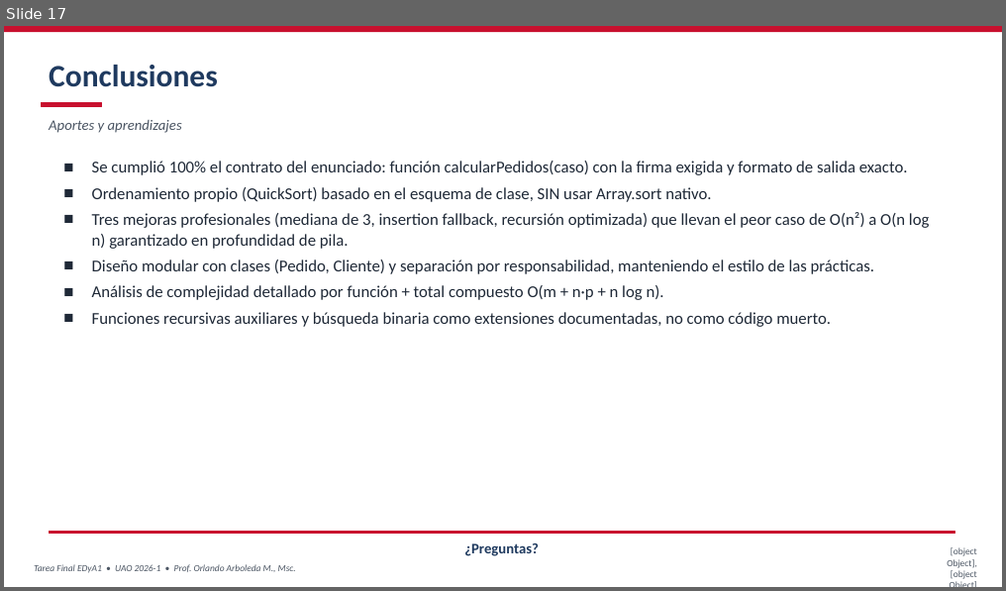
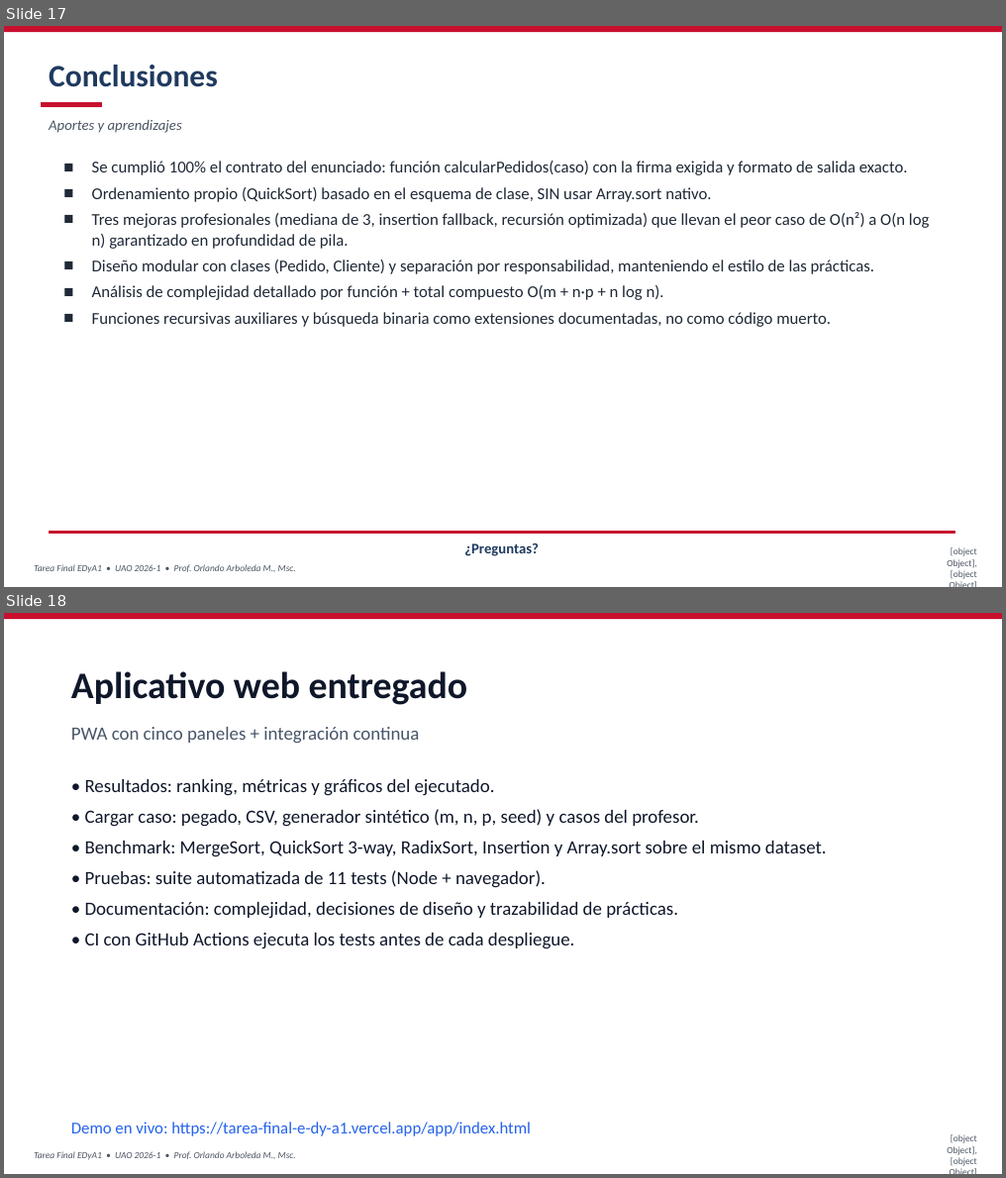
Before and after one commit to jorgeeduquinones-boop/TareaFinal_EDyA1, a slide deck: docs/TareaFinal_EDyA1_Presentacion.pptx. Shown one above the other, each under a label of ours: slide 17 before the commit, slides 17 and 18 after it. The pictures are 1006x591 and 1006x1178 pixels, drawn with LibreOffice and Linux fonts; fonts in the diff are those of the drawing. Boxes give left, top, right and bottom in pixels: in the first picture for what was removed or moved away, otherwise in the second. Text is boxed around its words. In the diff, an @@ line names an element or a change of style, - is before the commit and + after.

Commit message:
docs(pptx): actualizar portada y agregar slides de app y formato del profesor
Portada (slide 1):
- Equipo completo con códigos UAO: Joan Mateo Cardona 2243431,
  Danna Villegas 2240027, Jorge Eduardo Álvarez 2230610.
- Línea inferior con "Grupo 1" y "Sustentación: semana 16".

Nuevas slides:
- Slide 18 (Aplicativo web entregado): describe los cinco paneles del
  dashboard, la suite de 11 tests, la CI y la URL pública en Vercel.
- Slide 19 (Soporte al formato del profesor): documenta el formato
  extendido 'Cat1,…,CatN--records', los tres casos de data_2026_1/
  con sus tamaños y tiempos medidos, y referencia el test 11.

Slides 2-17 sin cambios: el contenido técnico (QuickSort, búsqueda
binaria, recursividad, tablas de complejidad, trazabilidad de
Prácticas 4/5/6) sigue siendo exacto frente al código actual.

Incluye docs/_update_pptx.py para regenerar la actualización si
hace falta repetirla.

```diff
--- a/docs/TareaFinal_EDyA1_Presentacion.pptx
+++ b/docs/TareaFinal_EDyA1_Presentacion.pptx
@@ slide 18 added at box(4, 613, 1002, 1174), background #FFFFFF; not listed: 3 template elements that a slide beside it also shows @@
@@ text added at box(71, 671, 467, 705), 36 pt, text #0F172A, bold @@
+Aplicativo web entregado
@@ text added at box(71, 727, 420, 743), 18 pt, text #475569 @@
+PWA con cinco paneles + integración continua
@@ text added at box(85, 779, 827, 950), 18 pt, text #0F172A @@
+• Resultados: ranking, métricas y gráficos del ejecutado.
+• Cargar caso: pegado, CSV, generador sintético (m, n, p, seed) y casos del profesor.
+• Benchmark: MergeSort, QuickSort 3-way, RadixSort, Insertion y Array.sort sobre el mismo dataset.
+• Pruebas: suite automatizada de 11 tests (Node + navegador).
+• Documentación: complejidad, decisiones de diseño y trazabilidad de prácticas.
+• CI con GitHub Actions ejecuta los tests antes de cada despliegue.
@@ text added at box(71, 1122, 531, 1137), 16 pt, text #2563EB @@
+Demo en vivo: https://tarea-final-e-dy-a1.vercel.app/app/index.html
```
Also in this commit, not shown: 1 slide changed, 1 other slide added, 1 other file.
